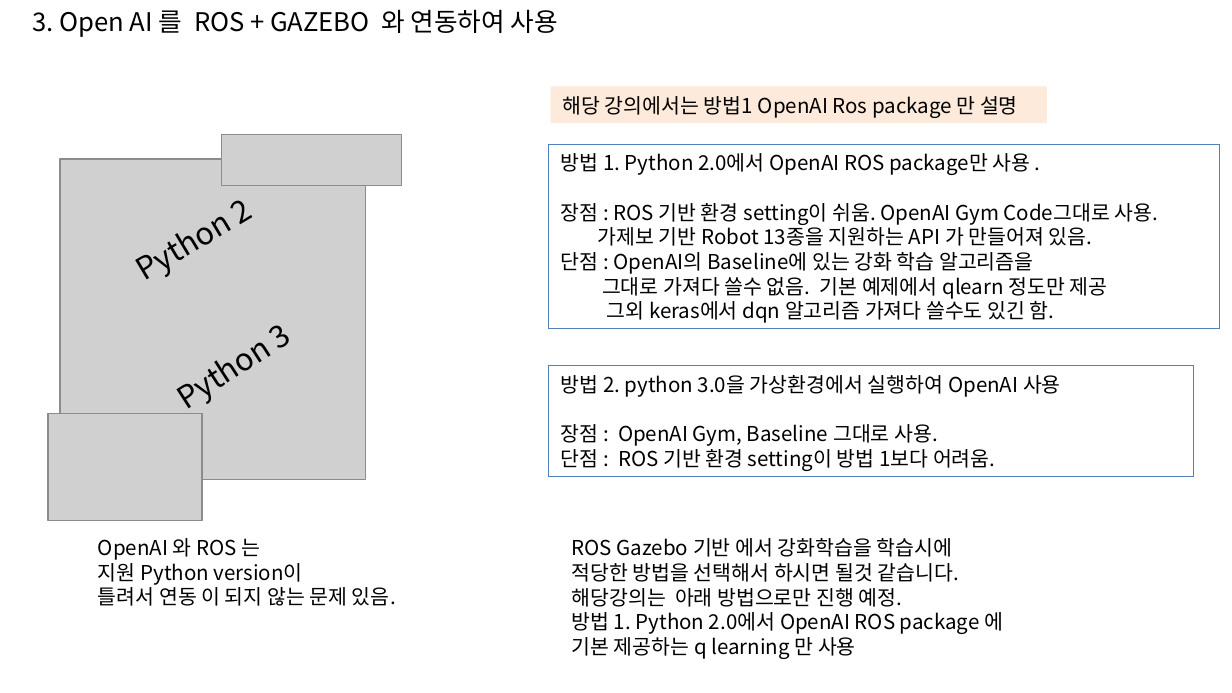
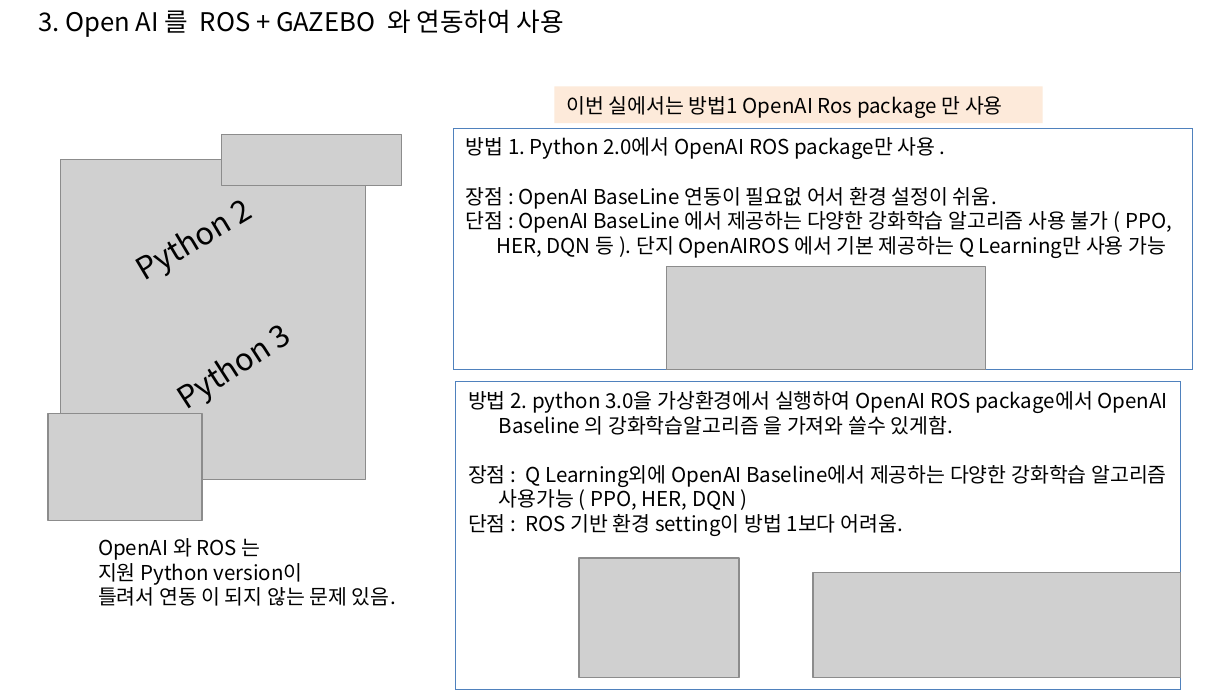
Before and after one commit to jeongam5785/documents, a slide deck: slide 6 of auturbo_2019_spring/auturbo_2019_spring_week5/openai/openai_ros.odp (slide 4 before the commit). Drawn at 1232x693 pixels with LibreOffice and Linux fonts; fonts in the diff are those of the drawing; grey boxes stand for pictures; background and template pictures are left out. Boxes give left, top, right and bottom in pixels: in the first picture for what was removed or moved away, otherwise in the second. Text is boxed around its words. In the diff, an @@ line names an element or a change of style, - is before the commit and + after.

```diff
--- a/auturbo_2019_spring/auturbo_2019_spring_week5/openai/openai_ros.odp
+++ b/auturbo_2019_spring/auturbo_2019_spring_week5/openai/openai_ros.odp
@@ text "3. Open AI 를 ROS ...": place and size @@
-text "3. Open AI 를 ROS ..." at box(32, 9, 558, 37)
+text "3. Open AI 를 ROS ..." at box(38, 9, 564, 37)
@@ rectangle "이번 실에서는 방법1 OpenAI Ros ...": place and size @@
-rectangle "이번 실에서는 방법1 OpenAI Ros ..." at box(551, 86, 1047, 123)
+rectangle "이번 실에서는 방법1 OpenAI Ros ..." at box(554, 86, 1042, 123)
@@ text in rectangle at box(566, 96, 1003, 118): text changed @@
-해당 강의에서는 방법1 OpenAI Ros package 만 설명
+이번 실에서는 방법1 OpenAI Ros package 만 사용
@@ rectangle "방법 1. Python 2.0에서 OpenAI ...": place and size @@
-rectangle "방법 1. Python 2.0에서 OpenAI ..." at box(548, 144, 1220, 329)
+rectangle "방법 1. Python 2.0에서 OpenAI ..." at box(453, 128, 1193, 370)
@@ text in rectangle at box(466, 187, 1172, 258): text changed @@
-장점 : ROS 기반 환경 setting이 쉬움. OpenAI Gym Code그대로 사용.
-가제보 기반 Robot 13종을 지원하는 API 가 만들어져 있음.
-단점 : OpenAI의 Baseline에 있는 강화 학습 알고리즘을
-그대로 가져다 쓸수 없음. 기본 예제에서 qlearn 정도만 제공
-그외 keras에서 dqn 알고리즘 가져다 쓸수도 있긴 함.
+장점 : OpenAI BaseLine 연동이 필요없 어서 환경 설정이 쉬움.
+단점 : OpenAI BaseLine 에서 제공하는 다양한 강화학습 알고리즘 사용 불가 ( PPO, HER, DQN 등 ). 단지 OpenAIROS 에서 기본 제공하는 Q Learning만 사용 가능
@@ picture added at box(667, 266, 986, 368) @@
@@ rectangle "방법 2. python 3.0을 가상환경에서 ...": place and size @@
-rectangle "방법 2. python 3.0을 가상환경에서 ..." at box(548, 366, 1193, 477)
+rectangle "방법 2. python 3.0을 가상환경에서 ..." at box(456, 382, 1181, 690)
@@ text in rectangle at box(468, 391, 1168, 510): text changed @@
-방법 2. python 3.0을 가상환경에서 실행하여 OpenAI 사용
-장점 : OpenAI Gym, Baseline 그대로 사용.
+방법 2. python 3.0을 가상환경에서 실행하여 OpenAI ROS package에서 OpenAI Baseline 의 강화학습알고리즘 을 가져와 쓸수 있게함.
+장점 : Q Learning외에 OpenAI Baseline에서 제공하는 다양한 강화학습 알고리즘 사용가능 ( PPO, HER, DQN )
@@ text removed at box(572, 538, 1003, 659) @@
-ROS Gazebo 기반 에서 강화학습을 학습시에
-적당한 방법을 선택해서 하시면 될것 같습니다.
-해당강의는 아래 방법으로만 진행 예정.
-방법 1. Python 2.0에서 OpenAI ROS package 에
-기본 제공하는 q learning 만 사용
@@ picture added at box(579, 558, 739, 678) @@
@@ picture added at box(813, 573, 1181, 678) @@
```
Also in this commit, not shown: 15 other slides changed, 10 slides added, 2 slides removed, 1 other file.
